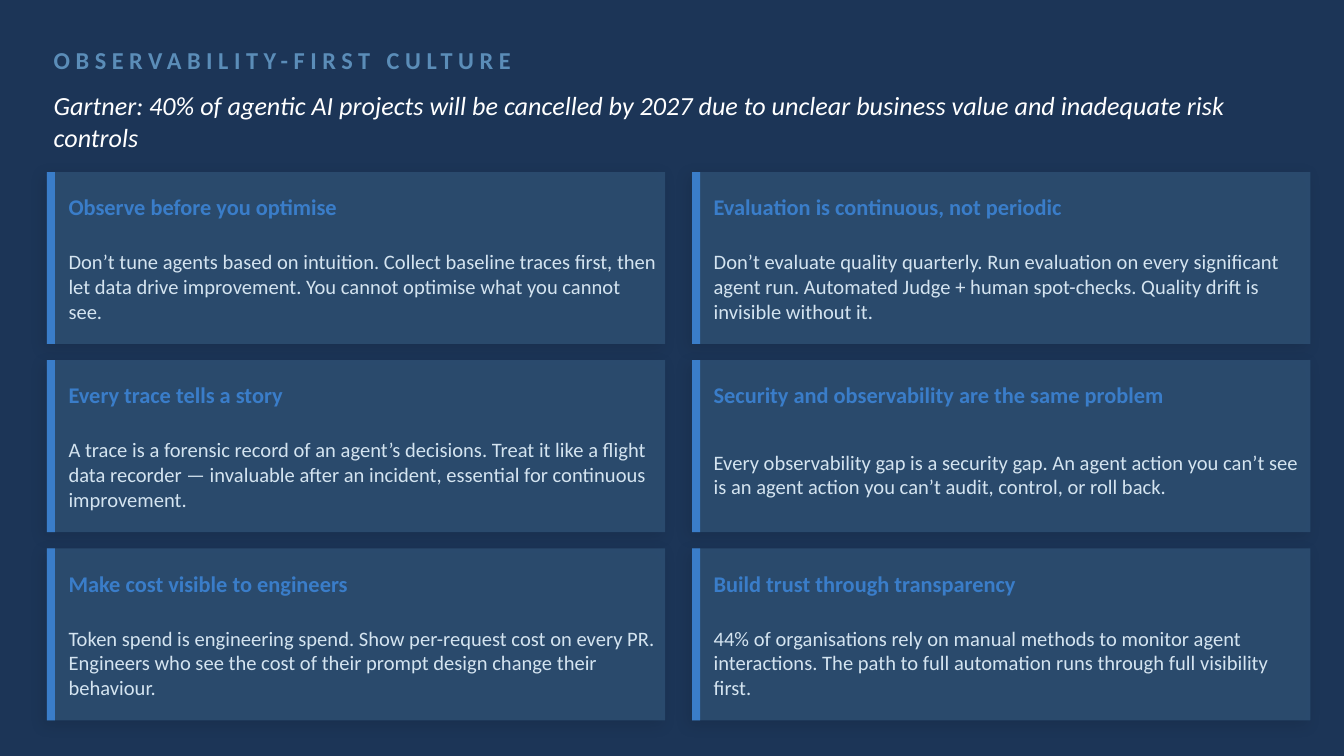
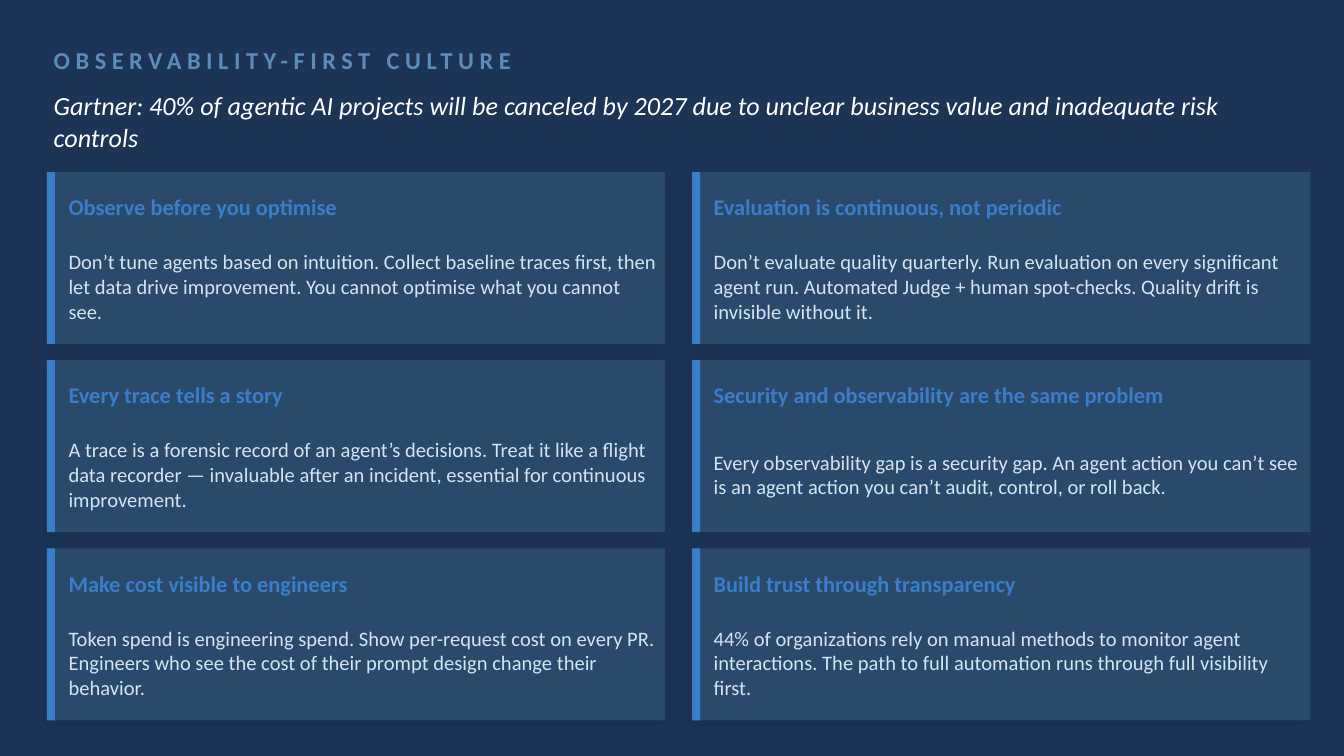
Before and after one commit to stainedhead/agentic-dev-training, a slide deck: slide 8 of slides/Module_07_Observability.pptx. Drawn at 1344x756 pixels with LibreOffice and Linux fonts; fonts in the diff are those of the drawing. Boxes give left, top, right and bottom in pixels: in the first picture for what was removed or moved away, otherwise in the second. Text is boxed around its words. In the diff, an @@ line names an element or a change of style, - is before the commit and + after.

```diff
--- a/slides/Module_07_Observability.pptx
+++ b/slides/Module_07_Observability.pptx
@@ text at (x1=54, y1=97, x2=1218, y2=147): text changed @@
-Gartner: 40% of agentic AI projects will be cancelled by 2027 due to unclear business value and inadequate risk controls
+Gartner: 40% of agentic AI projects will be canceled by 2027 due to unclear business value and inadequate risk controls
@@ text at (x1=69, y1=631, x2=654, y2=695): text changed @@
-Token spend is engineering spend. Show per-request cost on every PR. Engineers who see the cost of their prompt design change their behaviour.
+Token spend is engineering spend. Show per-request cost on every PR. Engineers who see the cost of their prompt design change their behavior.
@@ text at (x1=714, y1=631, x2=1268, y2=695): text changed @@
-44% of organisations rely on manual methods to monitor agent interactions. The path to full automation runs through full visibility first.
+44% of organizations rely on manual methods to monitor agent interactions. The path to full automation runs through full visibility first.
```
Also in this commit, not shown: 2 other slides changed, 36 other files.
